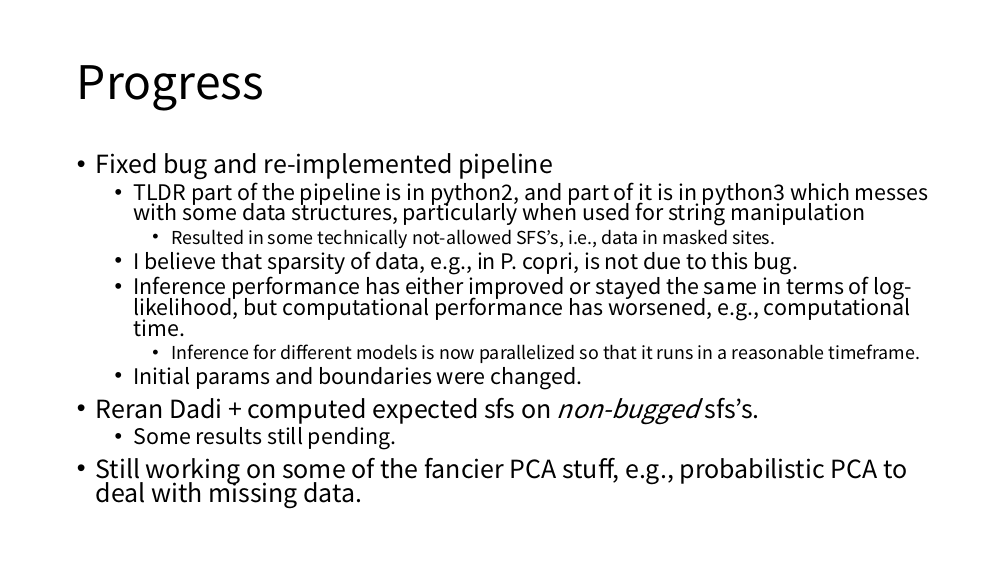
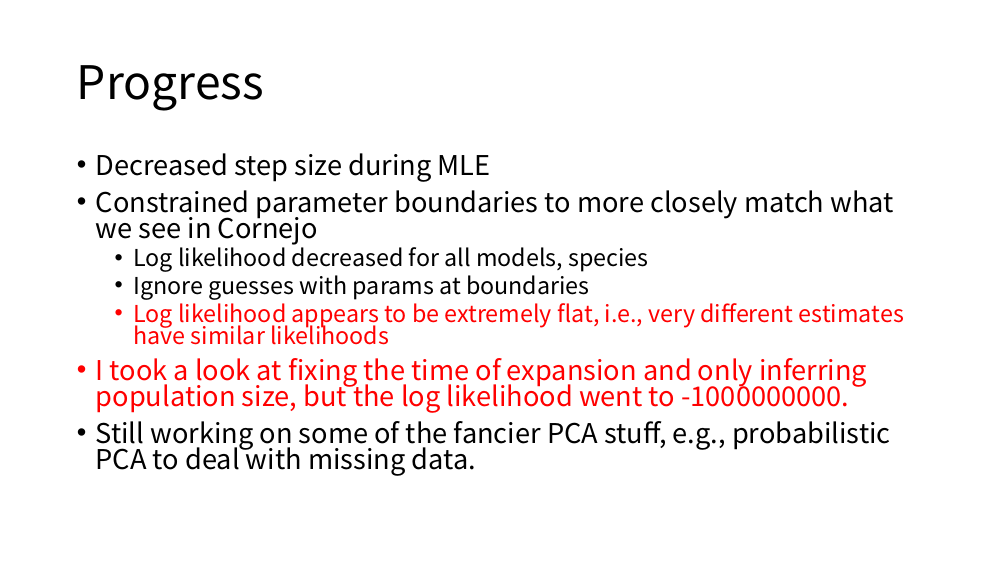
Before and after one commit to jon-mah/demo_for_ccgb, a slide deck: slide 5 of Summary/20210224_demo_for_ccgb_rotation_update.pptx. Drawn at 1008x567 pixels with LibreOffice and Linux fonts; fonts in the diff are those of the drawing. Boxes give left, top, right and bottom in pixels: in the first picture for what was removed or moved away, otherwise in the second. Text is boxed around its words. In the diff, an @@ line names an element or a change of style, - is before the commit and + after.

```diff
--- a/Summary/20210224_demo_for_ccgb_rotation_update.pptx
+++ b/Summary/20210224_demo_for_ccgb_rotation_update.pptx
@@ text at (96,153,904,413): text changed; size 20.4 to 25.9 pt; text colour #000000 to #FF0000 @@
-• Fixed bug and re-implemented pipeline
-  • TLDR part of the pipeline is in python2, and part of it is in python3 which messes with some data structures, particularly when used for string manipulation
-    • Resulted in some technically not-allowed SFS’s, i.e., data in masked sites.
-  • I believe that sparsity of data, e.g., in P. copri, is not due to this bug.
-  • Inference performance has either improved or stayed the same in terms of log-likelihood, but computational performance has worsened, e.g., computational time.
-    • Inference for different models is now parallelized so that it runs in a reasonable timeframe.
-  • Initial params and boundaries were changed.
-• Reran Dadi + computed expected sfs on non-bugged sfs’s.
-  • Some results still pending.
+• Decreased step size during MLE
+• Constrained parameter boundaries to more closely match what we see in Cornejo
+  • Log likelihood decreased for all models, species
+  • Ignore guesses with params at boundaries
+  • Log likelihood appears to be extremely flat, i.e., very different estimates have similar likelihoods
+• I took a look at fixing the time of expansion and only inferring population size, but the log likelihood went to -1000000000.
@@ text at (96,421,891,476): size 23.8 to 25.9 pt in "Still working on some of the fancier ..." @@
```
Also in this commit, not shown: 11 other slides changed, 1 slide added, 1 other file.
